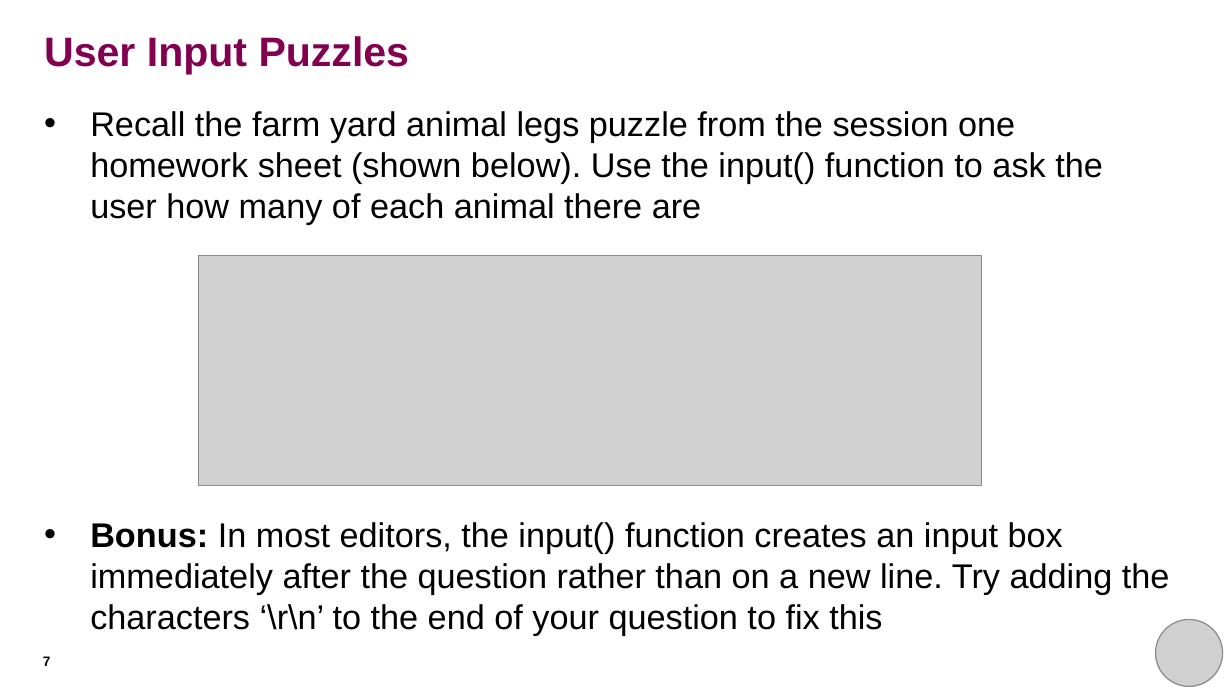
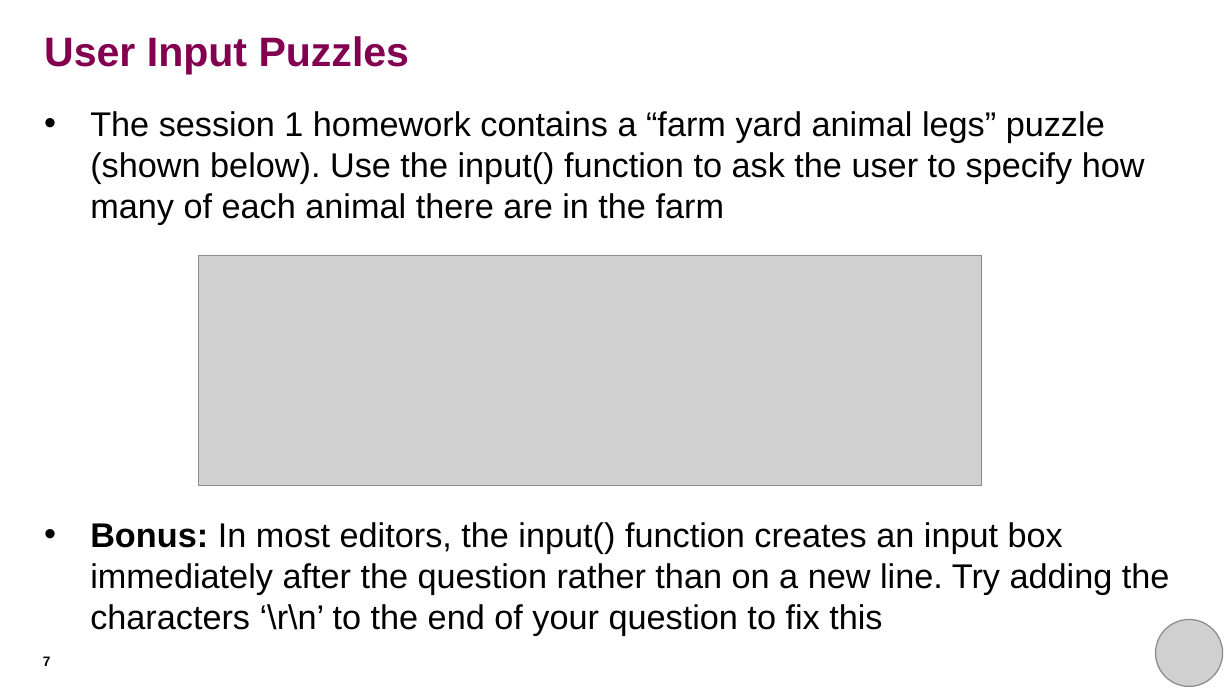
Before and after one commit to rkhetani/beginners-python, a slide deck: slide 7 of session_two/session_two_presentation.pptx. Drawn at 1232x693 pixels with LibreOffice and Linux fonts; fonts in the diff are those of the drawing; grey boxes stand for pictures. Boxes give left, top, right and bottom in pixels: in the first picture for what was removed or moved away, otherwise in the second. Text is boxed around its words. In the diff, an @@ line names an element or a change of style, - is before the commit and + after.

Commit message:
Updated session 2 slide deck
Mostly style updates (slimmed down text, increased line spacing, highlighted key new concepts)

```diff
--- a/session_two/session_two_presentation.pptx
+++ b/session_two/session_two_presentation.pptx
@@ text at (90, 111, 1145, 225): text changed @@
-• Recall the farm yard animal legs puzzle from the session one homework sheet (shown below). Use the input() function to ask the user how many of each animal there are
+• The session 1 homework contains a “farm yard animal legs” puzzle (shown below). Use the input() function to ask the user to specify how many of each animal there are in the farm
```
Also in this commit, not shown: 14 other slides changed, 1 slide added.
